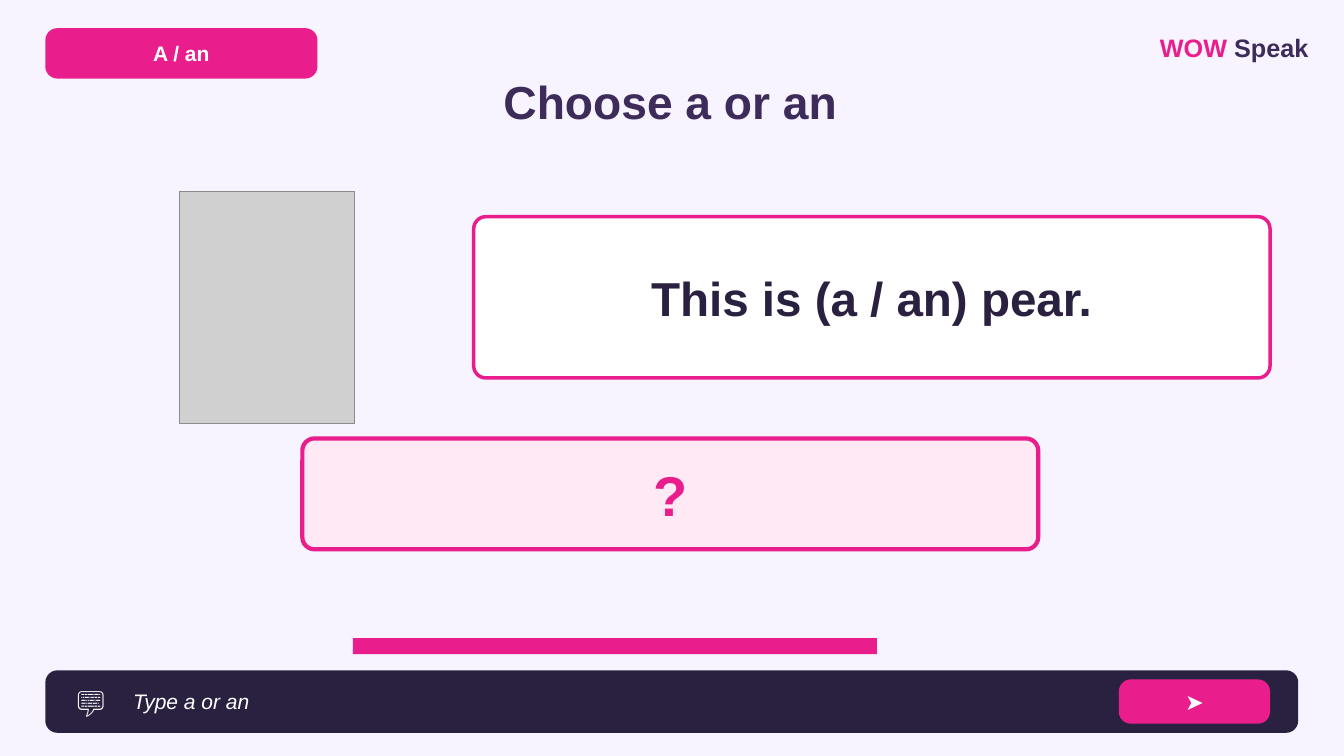
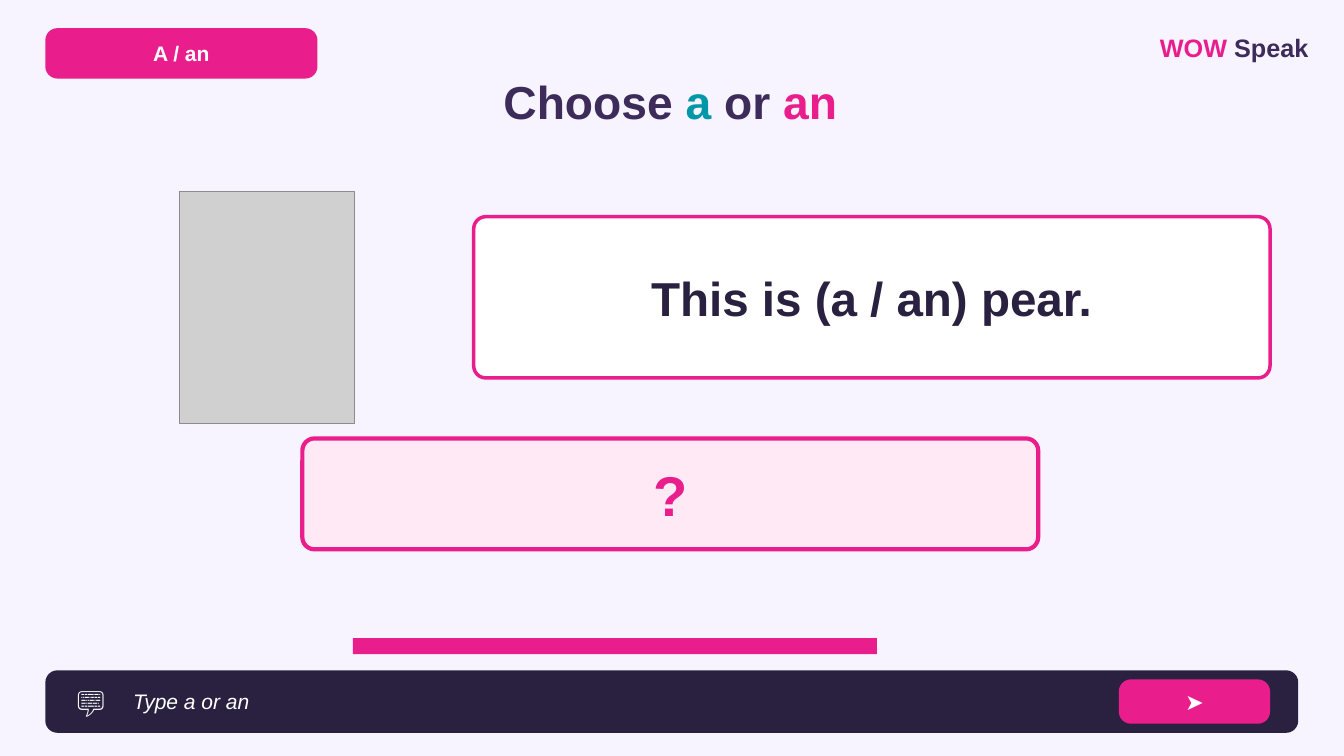
Before and after one commit to wowspeakschool-lang/classroom, a slide deck: slide 13 of vebinary/03.12_A-an/7-9/WOW_Speak_A_An_Food_7-9_LESSON.pptx. Drawn at 1344x756 pixels with LibreOffice and Linux fonts; fonts in the diff are those of the drawing; grey boxes stand for pictures. Boxes give left, top, right and bottom in pixels: in the first picture for what was removed or moved away, otherwise in the second. Text is boxed around its words. In the diff, an @@ line names an element or a change of style, - is before the commit and + after.

```diff
--- a/vebinary/03.12_A-an/7-9/WOW_Speak_A_An_Food_7-9_LESSON.pptx
+++ b/vebinary/03.12_A-an/7-9/WOW_Speak_A_An_Food_7-9_LESSON.pptx
@@ text "Choose a or an" at <box>503,85,837,120</box>: text colour #3D2B5A to #0097A7 in "a"; text colour #3D2B5A to #E91E8C in "an" @@
```
Also in this commit, not shown: 6 other files.
